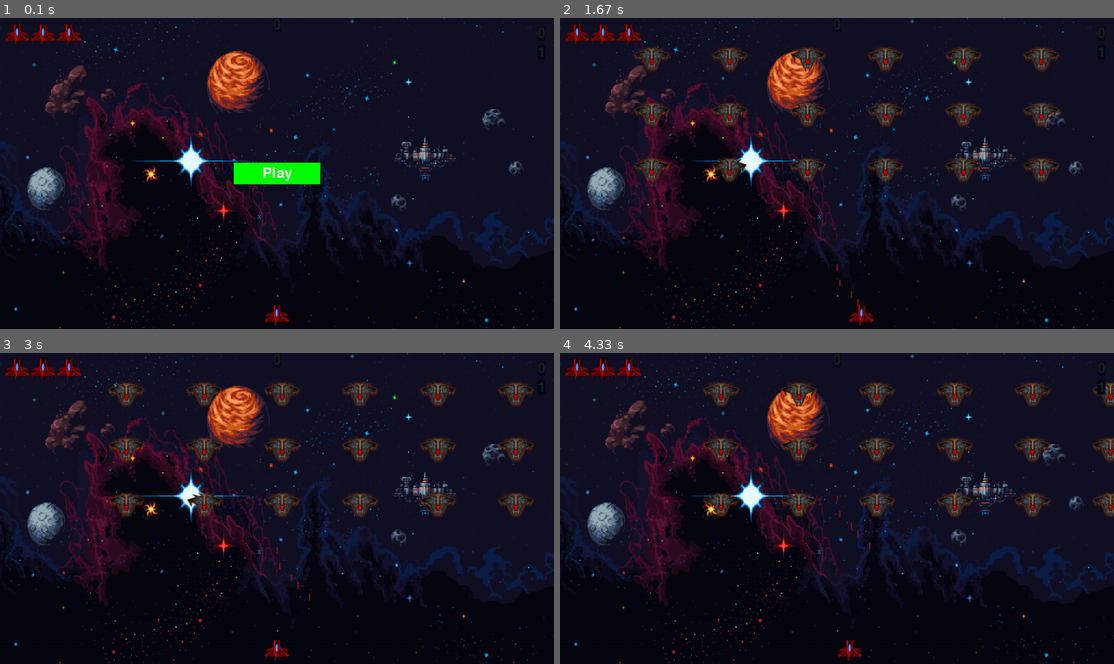
Above: before the commit, frames 1-4 (two rows, left to right).
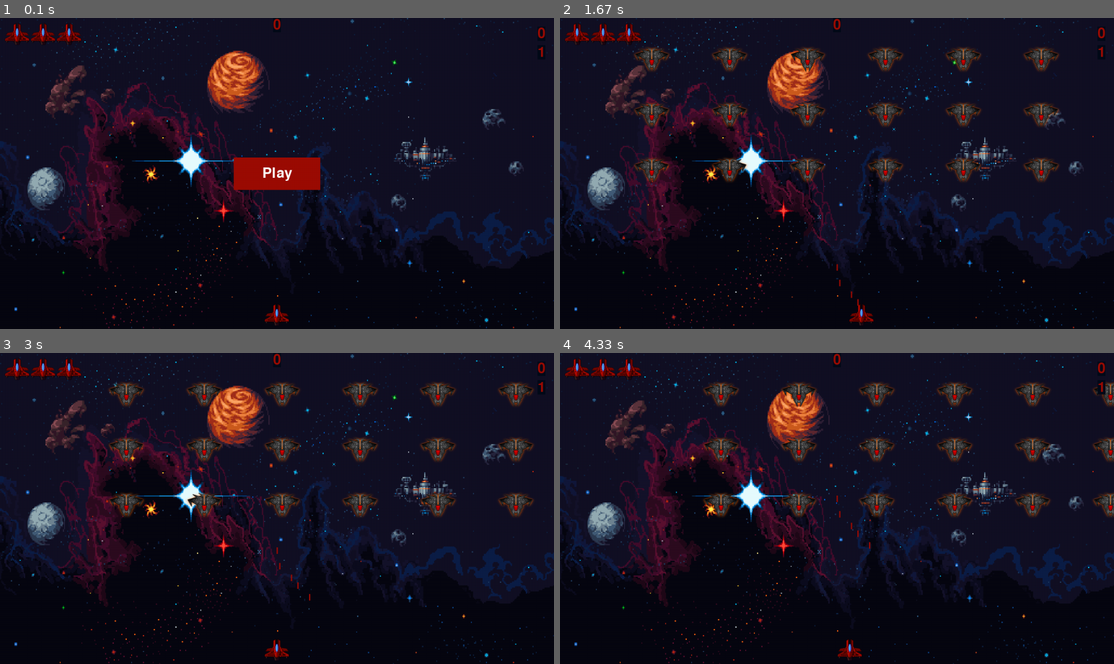
Above: after the commit, the same moments.

Repository: LukaJioshvili20/python-fundamentals
Game: pygame game, started from projects/alien-invasion/alien-invasion.py
The game is run twice, just before and just after one commit, with the same random seed, the same clock (stepped at 60 frames per second) and the same inputs.
Inputs:
- Up to frame 1 (0.1 s): no input
- Up to frame 2 (1.67 s): click "Play" at 0.38 s; tap Space at 0.67, 1.07, 1.37, 1.57 s; hold Right 1-1.47 s; hold Right from 1.5 s (still down)
- Up to frame 3 (3 s): tap Space at 1.87, 2.07, 2.37, 2.63, 2.93 s; release Right at 1.97 s; hold Left 2-2.53 s; hold Left 2.57-2.97 s
- Up to frame 4 (4.33 s): hold Right 3-3.63 s; tap Space at 3.07, 3.37, 3.73, 4.03, 4.23 s; hold Left 3.67-4.13 s; hold Right from 4.17 s (still down)

The runs differ from the first frame. In frame 1, 1.7% of the frame differs, in the area x 42-99%, y 0-56%; in frame 2, less than 0.1%; in frame 3, less than 0.1%; in frame 4, less than 0.1%.

Commit message:
updated colors

Diff:
--- a/projects/alien-invasion/button.py
+++ b/projects/alien-invasion/button.py
@@ -6,8 +6,8 @@
         self.screen = ai_game.screen
         self.screen_rect = self.screen.get_rect()
 
-        self.width, self.height = 200, 50
-        self.button_color = (0, 255, 0)
+        self.width, self.height = 200, 75
+        self.button_color = (156, 12, 4)
         self.text_color = (255, 255, 255)
         self.font = pygame.font.SysFont(None, 48)
 
--- a/projects/alien-invasion/scoreboard.py
+++ b/projects/alien-invasion/scoreboard.py
@@ -11,7 +11,7 @@
         self.stats = ai_game.stats
 
         # Font settings
-        self.text_color = (30, 30, 30)
+        self.text_color = (156, 12, 4)
         self.font = pygame.font.SysFont(None, 48)
 
         # Prep score image
